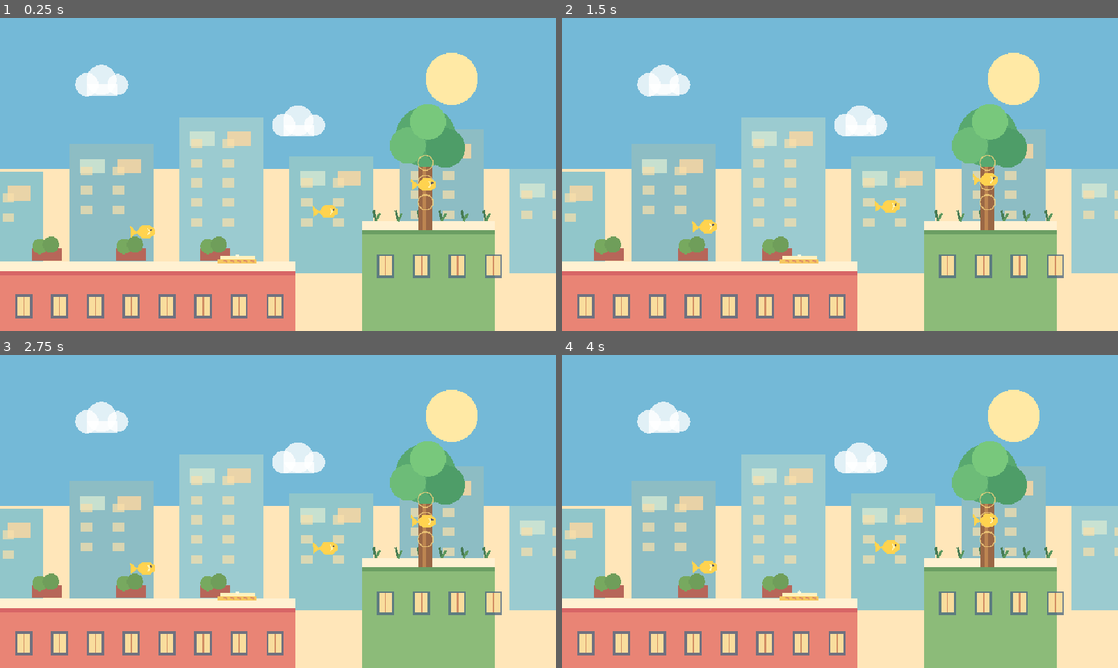
Above: before the commit, frames 1-4 (two rows, left to right).
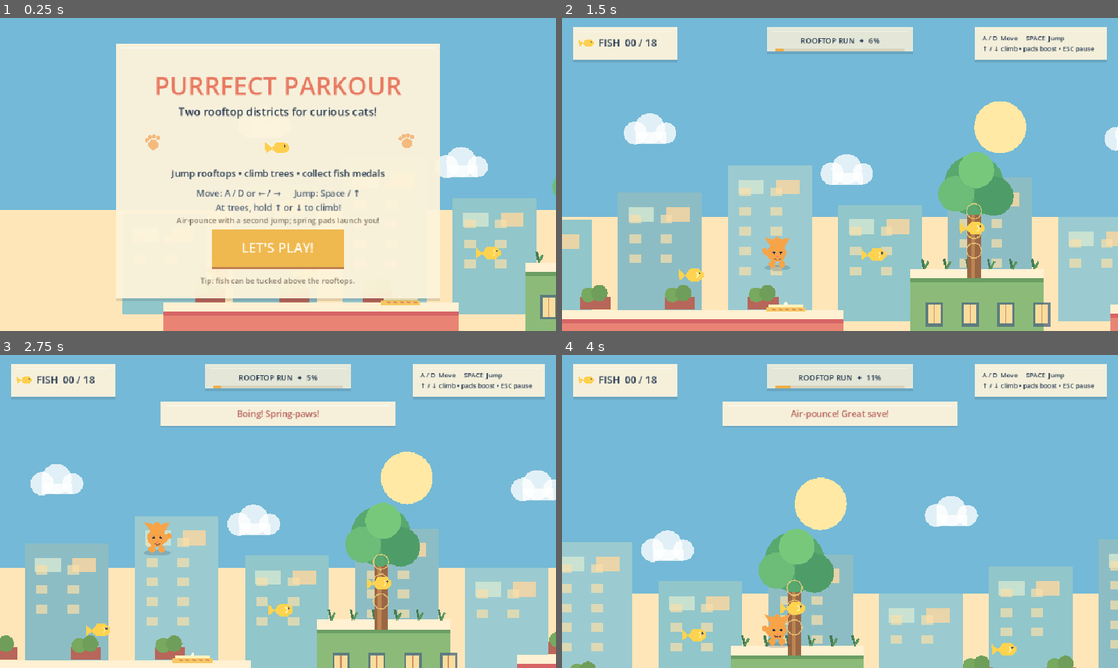
Above: after the commit, the same moments.

Repository: mccarthyah/purrfect-parkour
Game: Godot game, scene res://scenes/game.tscn
Same seed, same stepped clock (60 frames per second), same inputs: the game is played once before the commit and once after it.
Inputs (mouse positions are in pixels of both pictures, inside the frame that each line leads up to):
- Up to frame 1 (0.25 s): no input
- Up to frame 2 (1.5 s): tap Enter at 0.5, 0.6, 1.35 s; move the mouse to (962, 158) at 0.52 s; hold D (move_right) from 0.53 s (still down); click (962, 158) at 0.67 s; tap Space (jump) at 0.77 s; move the mouse to (728, 190) at 1.27 s
- Up to frame 3 (2.75 s): tap Space (jump) at 1.52 s; move the mouse to (333, 442) at 2.02 s; release D (move_right) at 2.03 s; hold A (move_left) from 2.03 s (still down); tap Enter at 2.1 s
- Up to frame 4 (4 s): move the mouse to (812, 574) at 2.77 s; release A (move_left) at 2.78 s; hold D (move_right) from 2.78 s (still down); tap Enter at 2.85, 3.6 s; click (812, 574) at 2.92 s; tap Space (jump) at 3.02, 3.77 s; move the mouse to (1006, 558) at 3.52 s

The runs differ from the first frame. In frame 1, 74% of the frame differs, in the area x 0-100%, y 8-100%; in frame 2, 55%; in frame 3, 66%; in frame 4, 67%.
Error before the commit: Parse Error: Cannot infer the type of "near_tree" variable because the value doesn't have a set type. (res://scripts/player.gd:40)

Commit message:
Fix climb variable typing and detect parser errors in CI
Co-authored-by: arena-agent <297053741+arena-agent@users.noreply.github.com>

Diff:
--- a/scripts/player.gd
+++ b/scripts/player.gd
@@ -37,7 +37,7 @@
 		walk_time += delta * 12.0
 	velocity.x = input_x * RUN_SPEED
 
-	var near_tree := game.is_near_tree(global_position.x)
+	var near_tree: bool = game.is_near_tree(global_position.x)
 	climbing = near_tree and (Input.is_action_pressed("climb_up") or Input.is_action_pressed("climb_down"))
 	if climbing:
 		velocity.y = 0
